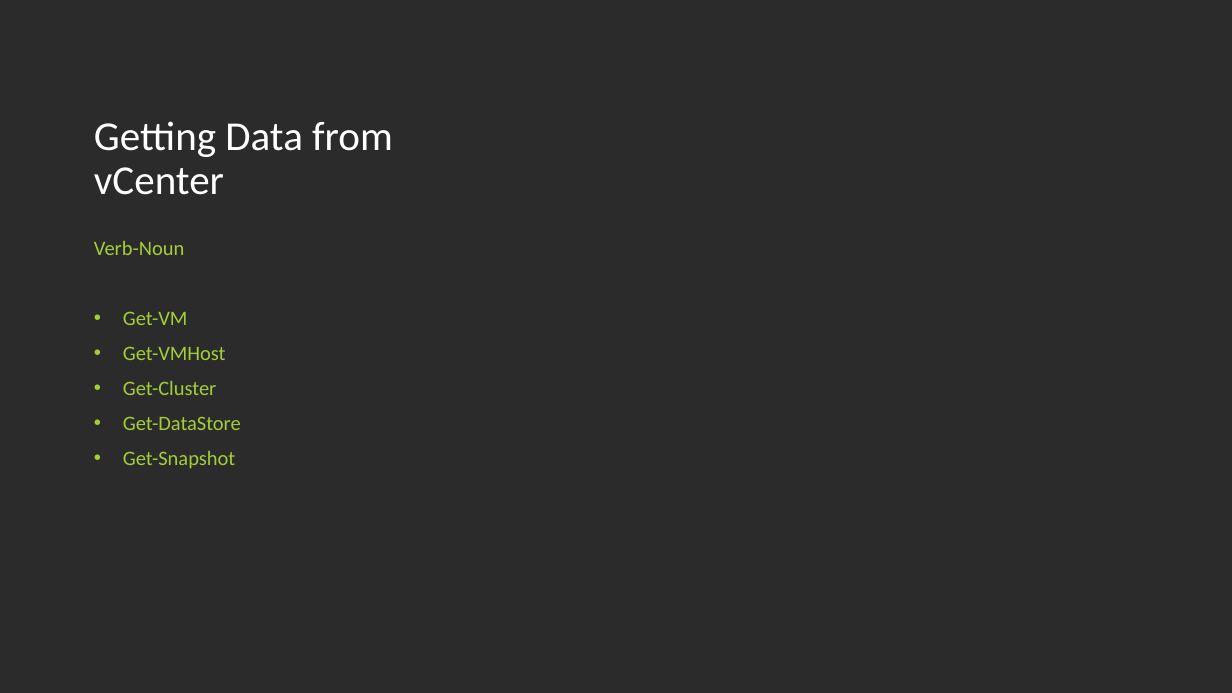
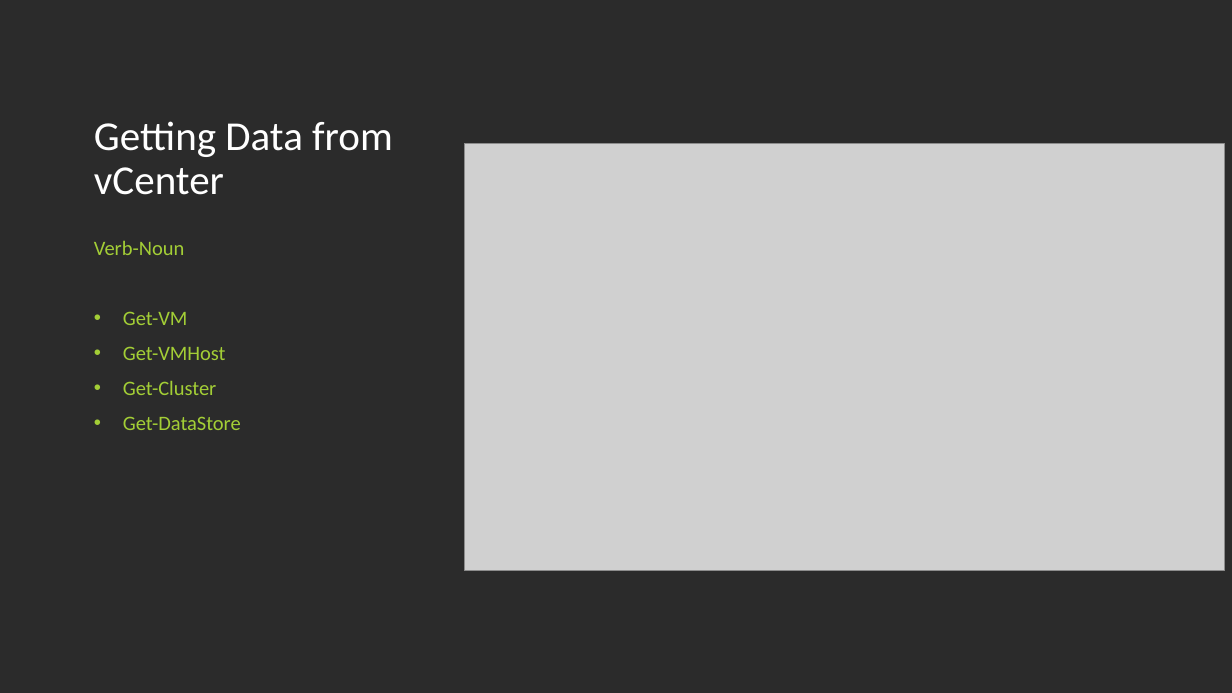
Before and after one commit to jpsider/Invoke-Automation, a slide deck: slide 8 of Powercli/PDX_VMUG_2023/UserCon-PPT-2023.pptx. Drawn at 1232x693 pixels with LibreOffice and Linux fonts; fonts in the diff are those of the drawing; grey boxes stand for pictures; background and template pictures are left out; a plain dark background stands for a picture behind light text. Boxes give left, top, right and bottom in pixels: in the first picture for what was removed or moved away, otherwise in the second. Text is boxed around its words. In the diff, an @@ line names an element or a change of style, - is before the commit and + after.

```diff
--- a/Powercli/PDX_VMUG_2023/UserCon-PPT-2023.pptx
+++ b/Powercli/PDX_VMUG_2023/UserCon-PPT-2023.pptx
@@ picture added at (x1=465, y1=144, x2=1225, y2=571) @@
@@ text at (x1=123, y1=451, x2=235, y2=469): paragraph removed @@
-• Get-Snapshot
```
Also in this commit, not shown: 10 other slides changed, 3 slides added, 3 slides removed, 1 other file.
